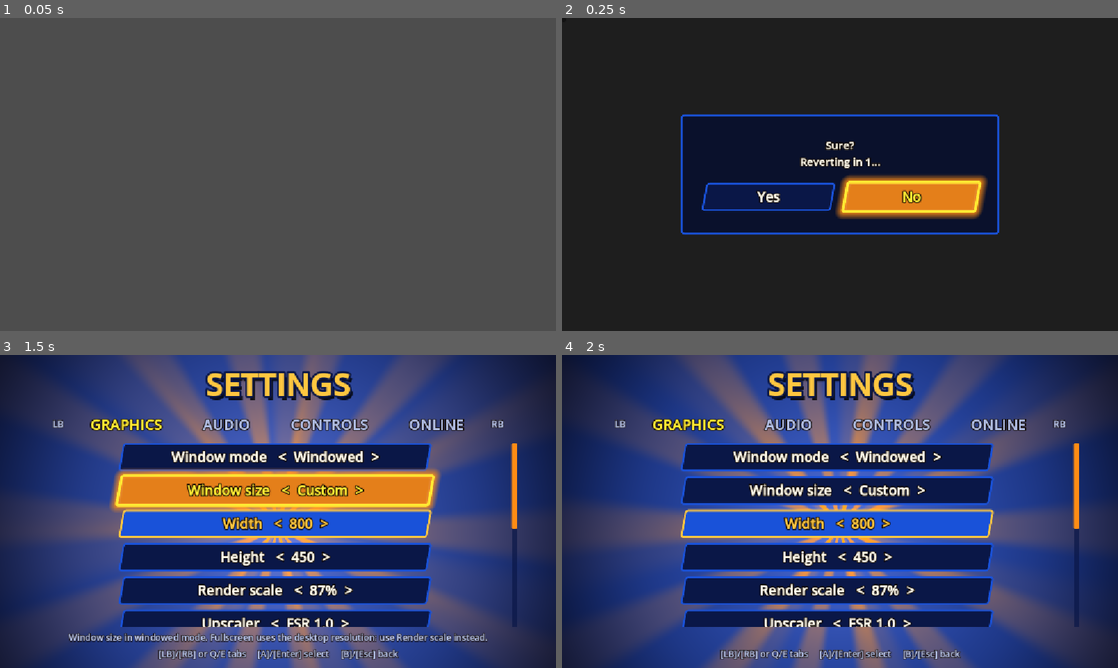
Above: before the commit, frames 1-4 (two rows, left to right).
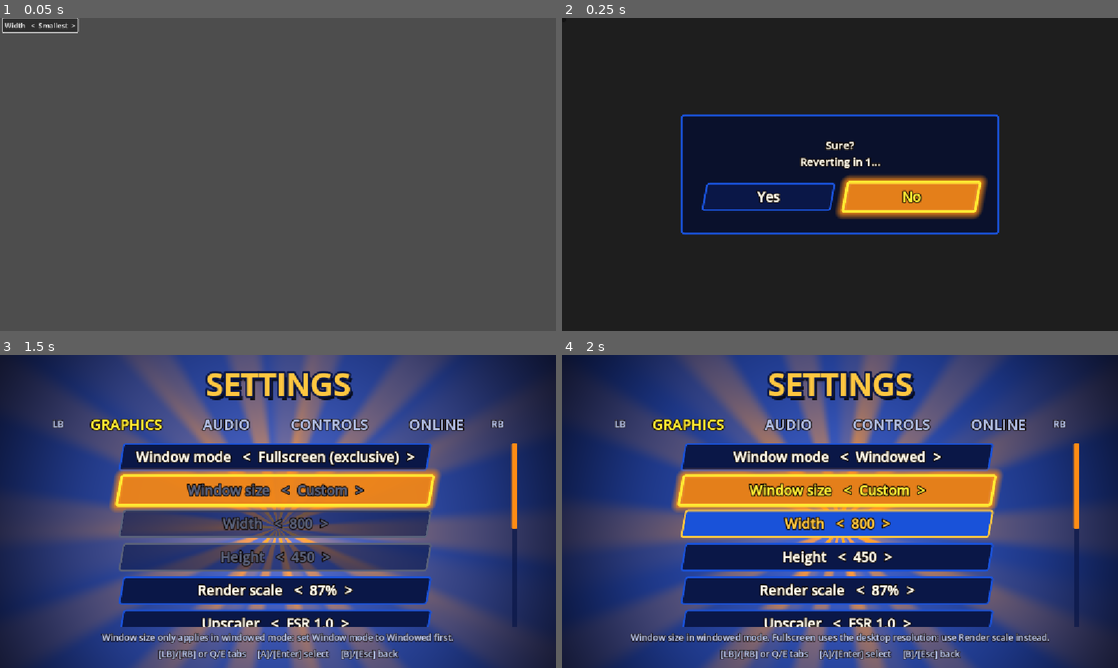
Above: after the commit, the same moments.

Repository: joallace/god-hand-tenkaichi
Game: Godot game, scene res://tests/settings_test.tscn
The game is run twice, just before and just after one commit, with the same random seed, the same clock (stepped at 60 frames per second) and the same inputs. This scene is started directly instead of the project's main scene.
Inputs (mouse positions are in pixels of both pictures, inside the frame that each line leads up to):
- Up to frame 1 (0.05 s): no input
- Up to frame 2 (0.25 s): no input
- Up to frame 3 (1.5 s): tap Enter (ui_accept) at 0.5, 0.77, 1.07 s; move the mouse to (400, 495) at 0.52 s; hold Right (ui_right) 0.53-1.28 s; tap 9 at 0.6 s; click (400, 495) at 0.67 s; tap 0 at 0.8, 1.35 s; move the mouse to (166, 527) at 1.27 s; hold Down (ui_down) from 1.28 s (still down)
- Up to frame 4 (2 s): keep holding Down (ui_down); tap Backspace at 1.55 s

The runs differ from the first frame. In frame 1, 0.6% of the frame differs, in the area x 0-15%, y 0-5%; in frame 2, nothing differs; in frame 3, 14%, in the area x 12-88%, y 30-93%; in frame 4, 9.4%.
Error before the commit: Invalid call. Nonexistent function 'resolve' in base 'Nil'. (res://tests/settings_test.gd:419)

Commit message:
Settings: hold display apply while editing, click/Enter to type sizes
- Display changes wait 3 s (was 0.6 s) after the last edit, and the wait
  restarts on any input while focus is on a display row or while a size
  field is being typed in, so width + height apply once.
- NumberStepper: click or Enter (A) opens an empty text field; digits
  still start typing directly; an empty commit keeps the old value.
- Disabled window size rows explain they need Windowed mode.
- Tests drive the steppers with real key events through the viewport.

Co-Authored-By: Claude Opus 5.5 <noreply@anthropic.com>

Diff:
--- a/core/tuning/video_tuning.gd
+++ b/core/tuning/video_tuning.gd
@@ -46,9 +46,10 @@
 @export var shadow_filter_quality: PackedInt32Array = [0, 1, 2]
 
 @export_group("Apply")
-## Seconds a display change (window mode / size) waits for more input before
-## it is applied, so cycling through options applies only the last one.
-@export var display_apply_delay: float = 0.6
+## Seconds a display change (window mode / size) waits after the last edit
+## before it is applied; input on the display rows (or a field being typed
+## in) restarts the wait, so setting width and height applies once.
+@export var display_apply_delay: float = 3.0
 ## "Keep these display settings?" countdown before reverting.
 @export var revert_seconds: float = 10.0
 
--- a/scenes/menus/settings/graphics_page.gd
+++ b/scenes/menus/settings/graphics_page.gd
@@ -4,7 +4,8 @@
 ##
 ## Display changes (window mode, window size) are staged: they apply once
 ## the player stops changing them for Tuning.video.display_apply_delay
-## seconds, then a "Keep these display settings?" prompt counts down
+## seconds (any input while focus is on a display row, or typing in a size
+## field, restarts the wait; leaving the page applies at once), then a "Keep these display settings?" prompt counts down
 ## Tuning.video.revert_seconds and reverts unless confirmed, so a mode the
 ## screen can't show undoes itself. Only confirmed values are saved. Every
 ## other option applies and saves immediately.
@@ -21,6 +22,9 @@
 const OFF_ON := ["Off", "On"]
 const CUSTOM_LABEL := "Custom"
 const UNLIMITED_LABEL := "Unlimited"
+const SIZE_HELP := "Window size in windowed mode. Fullscreen uses the desktop resolution: use Render scale instead."
+const CUSTOM_HELP := "Custom window size: type a number (or click / Enter first), or hold left/right."
+const SIZE_DISABLED_HELP := "Window size only applies in windowed mode: set Window mode to Windowed first."
 
 var mode_sel: OptionSelector
 var size_sel: OptionSelector
@@ -54,7 +58,7 @@
 	_presets = VideoSettings.presets_for(Settings.usable_screen_size())
 	_debounce = Timer.new()
 	_debounce.one_shot = true
-	_debounce.timeout.connect(apply_pending)
+	_debounce.timeout.connect(_on_debounce)
 	add_child(_debounce)
 
 	mode_sel = _selector("Window mode", MODE_LABELS, v.window_mode,
@@ -62,8 +66,7 @@
 	mode_sel.value_changed.connect(func(i: int) -> void:
 		pending_mode = i
 		_stage())
-	size_sel = _selector("Window size", _size_labels(), 0,
-			"Window size in windowed mode. Fullscreen uses the desktop resolution: use Render scale instead.")
+	size_sel = _selector("Window size", _size_labels(), 0, SIZE_HELP)
 	size_sel.value_changed.connect(_on_size_preset)
 	var usable := Settings.usable_screen_size()
 	var max_size := usable if usable.x > 0 else _largest_preset()
@@ -74,7 +77,7 @@
 	for s: NumberStepper in [width_step, height_step]:
 		s.custom_minimum_size.y = UiTheme.tuning().button_min_size.y
 		s.value_changed.connect(_on_custom_size.unbind(1))
-		add_row(s, "Custom window size. Hold left/right to change faster, or type a number.")
+		add_row(s, CUSTOM_HELP)
 
 	render_sel = _selector("Render scale", SettingsPage.percent_labels(t.render_scale_steps),
 			t.render_scale_steps.find(v.render_scale),
@@ -162,6 +165,8 @@
 	var windowed := pending_mode == VideoSettings.WindowMode.WINDOWED
 	for c: Button in [size_sel, width_step, height_step]:
 		c.disabled = not windowed
+		var help := SIZE_HELP if c == size_sel else CUSTOM_HELP
+		c.set_meta(&"help", help if windowed else SIZE_DISABLED_HELP)
 	upscaler_sel.disabled = v.render_scale >= 1.0
 	relink()
 
@@ -189,11 +194,30 @@
 		status.emit("", false)
 		return
 	_debounce.start(Tuning.video.display_apply_delay)
-	status.emit("Applying display settings...", false)
+	status.emit("Display change applies %d s after your last edit." % ceili(Tuning.video.display_apply_delay), false)
 
 
 func has_pending() -> bool:
 	return not _debounce.is_stopped()
+
+
+func _display_rows() -> Array[Control]:
+	return [mode_sel, size_sel, width_step, height_step]
+
+
+## Still editing the display rows: push the pending apply back.
+func _input(event: InputEvent) -> void:
+	if not has_pending() or not is_visible_in_tree() or not event.is_pressed():
+		return
+	if get_viewport().gui_get_focus_owner() in _display_rows():
+		_debounce.start(Tuning.video.display_apply_delay)
+
+
+func _on_debounce() -> void:
+	if width_step.is_typing() or height_step.is_typing():
+		_debounce.start(Tuning.video.display_apply_delay)
+		return
+	apply_pending()
 
 
 ## Apply the staged display values and ask to keep them.
@@ -256,6 +280,10 @@
 
 
 func flush() -> bool:
+	if width_step.is_typing():
+		width_step.commit_typing()
+	if height_step.is_typing():
+		height_step.commit_typing()
 	if has_pending():
 		apply_pending()
 	return is_busy()
--- a/tests/settings_test.gd
+++ b/tests/settings_test.gd
@@ -295,6 +295,19 @@
 	s.disabled = true
 	s._gui_input(key(KEY_RIGHT))
 	check(s.value == 640, "disabled stepper ignores input")
+	s.disabled = false
+	s.pressed.emit()
+	check(s.is_typing() and s.text.contains("<  _  >"), "click / Enter opens an empty field")
+	s.commit_typing()
+	check(not s.is_typing() and s.value == 640, "committing an empty field keeps the value")
+	s.grab_focus()
+	await frames(1)
+	await press(key(KEY_9, "9".unicode_at(0)))
+	await press(key(KEY_0, "0".unicode_at(0)))
+	await press(key(KEY_0, "0".unicode_at(0)))
+	await press(key(KEY_ENTER))
+	await frames(2)
+	check(not s.is_typing() and s.value == 900, "real key events type and Enter commits (without reopening)")
 	s.queue_free()
 	await frames(1)
 
@@ -359,7 +372,7 @@
 	var t := Tuning.video
 	var old_delay := t.display_apply_delay
 	var old_revert := t.revert_seconds
-	t.display_apply_delay = 0.05
+	t.display_apply_delay = 0.2
 	t.revert_seconds = 0.3
 	Settings.video.reset_defaults()
 	var s := spawn_hub()
@@ -382,7 +395,7 @@
 	check(g.has_pending() and Settings.video.window_mode == VideoSettings.WindowMode.WINDOWED,
 			"window mode change is staged, not applied")
 	check(g.size_sel.disabled and g.width_step.disabled, "window size rows disabled outside windowed mode")
-	await seconds(0.15)
+	await seconds(t.display_apply_delay * 2.0)
 	var p := prompt_in(s)
 	check(p != null and Settings.video.window_mode == VideoSettings.WindowMode.BORDERLESS,
 			"after the debounce it applies and asks to keep")
@@ -415,10 +428,33 @@
 	g.width_step.set_value_user(1000)
 	check(g.size_sel.current() == GraphicsPage.CUSTOM_LABEL and g.pending_size.x == 1000,
 			"stepper size not in the presets shows Custom")
-	g.apply_pending()
-	prompt_in(s).resolve(true)
-	await frames(2)
-	check(Settings.video.window_size.x == 1000, "custom width applied")
+	# Typing the height (real key events through the viewport) holds the apply.
+	g.height_step.grab_focus()
+	await frames(1)
+	for ch in "800":
+		await press(key(OS.find_keycode_from_string(ch), ch.unicode_at(0)))
+	check(g.height_step.is_typing() and g.height_step.text.contains("800_"), "keyboard digits type into the height")
+	await seconds(t.display_apply_delay * 3.0)
+	check(prompt_in(s) == null and g.has_pending(), "no prompt while a size field is being typed in")
+	await press(key(KEY_ENTER))
+	check(not g.height_step.is_typing() and g.pending_size == Vector2i(1000, 800), "Enter commits the typed height")
+	await press(key(KEY_UP))
+	await seconds(t.display_apply_delay * 0.6)
+	await press(key(KEY_DOWN))
+	await seconds(t.display_apply_delay * 0.6)
+	check(prompt_in(s) == null, "moving between display rows pushes the apply back")
+	await seconds(t.display_apply_delay * 1.2)
+	p = prompt_in(s)
+	check(p != null and Settings.video.window_size == Vector2i(1000, 800), "applies once editing stops")
+	p.resolve(true)
+	await frames(2)
+	check(Settings.video.window_size.x == 1000, "custom size applied")
+	g.mode_sel.index = VideoSettings.WindowMode.BORDERLESS
+	g.pending_mode = VideoSettings.WindowMode.BORDERLESS
+	g._sync_rows()
+	check(str(g.width_step.get_meta(&"help")) == GraphicsPage.SIZE_DISABLED_HELP, "disabled size rows say why")
+	g.pending_mode = Settings.video.window_mode
+	g._sync_rows()
 
 	# Reset: confirm, defaults restored (display part through the keep prompt).
 	g.ui_sel.cycle(1)
--- a/ui/number_stepper.gd
+++ b/ui/number_stepper.gd
@@ -2,9 +2,10 @@
 extends Button
 ## Focusable "Label   <  1600  >" row for numbers, usable from a gamepad.
 ## ui_left / ui_right step by `step`; holding (key/stick repeat) switches to
-## `step_fast` after Tuning.ui.stepper_fast_after_repeats repeats. With a
-## keyboard, typing digits edits the number in place: Enter (or leaving the
-## row) commits, Esc cancels, Backspace deletes. Values are clamped to
+## `step_fast` after Tuning.ui.stepper_fast_after_repeats repeats. Keyboard
+## entry: start typing digits on the focused row, or click it / press
+## Enter (A) to open an empty field; Enter (or leaving the row) commits,
+## Esc cancels, Backspace deletes, an empty field keeps the old value. Values are clamped to
 ## [min_value, max_value]. `labels` maps values to display text (e.g. a
 ## port's default).
 
@@ -23,12 +24,14 @@
 		_refresh()
 
 var _typing := ""
+var _editing := false
 var _repeats := 0
 
 
 func _ready() -> void:
 	focus_mode = Control.FOCUS_ALL
 	alignment = HORIZONTAL_ALIGNMENT_CENTER
+	pressed.connect(begin_typing)
 	focus_exited.connect(func() -> void:
 		if is_typing():
 			commit_typing())
@@ -46,7 +49,16 @@
 
 
 func is_typing() -> bool:
-	return not _typing.is_empty()
+	return _editing
+
+
+## Open an empty text field on this row (click / ui_accept / first digit).
+func begin_typing() -> void:
+	if disabled or _editing:
+		return
+	_editing = true
+	_typing = ""
+	_refresh()
 
 
 ## Change by `delta` (clamped); emits value_changed when it moved.
@@ -71,6 +83,7 @@
 func commit_typing() -> void:
 	var t := _typing
 	_typing = ""
+	_editing = false
 	if t.is_valid_int():
 		set_value_user(t.to_int())
 	else:
@@ -79,6 +92,7 @@
 
 func cancel_typing() -> void:
 	_typing = ""
+	_editing = false
 	_refresh()
 
 
@@ -89,6 +103,7 @@
 	if k != null and k.pressed:
 		var ch := char(k.unicode) if k.unicode > 0 else ""
 		if ch.length() == 1 and ch >= "0" and ch <= "9":
+			begin_typing()
 			if _typing.length() < str(max_value).length():
 				_typing += ch
 			_refresh()
